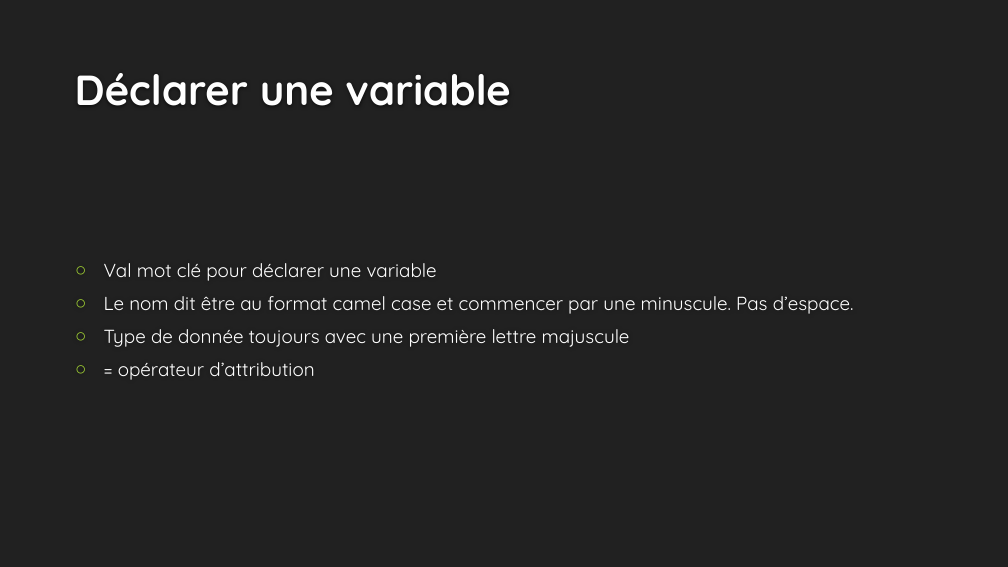
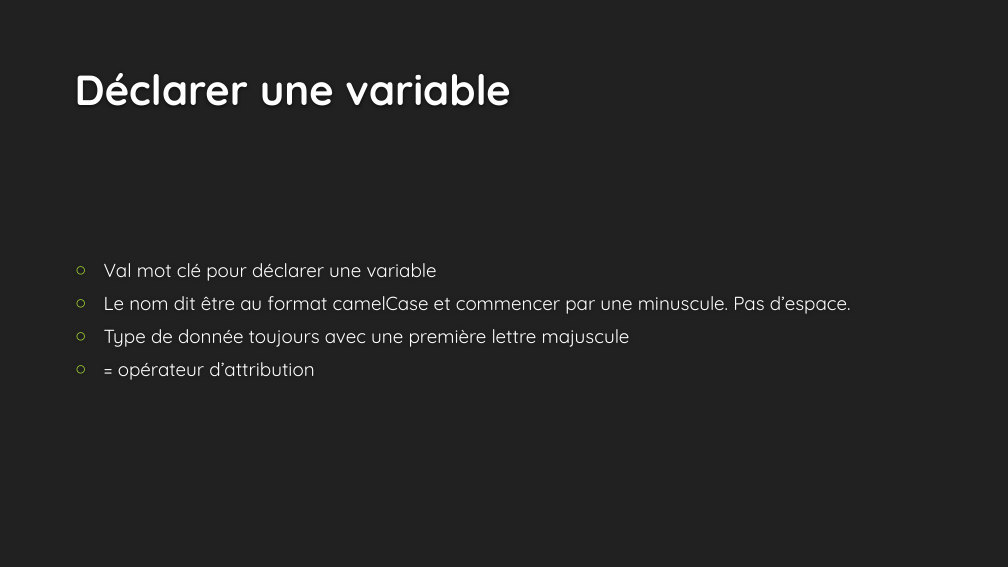
Before and after one commit to Josstoh/res508-qualite-dev-android, a slide deck: slide 19 of cours/Qualité dev Android - 1 - Bases de Kotlin.pptx. Drawn at 1008x567 pixels with LibreOffice and Linux fonts; fonts in the diff are those of the drawing; background and template pictures are left out. Boxes give left, top, right and bottom in pixels: in the first picture for what was removed or moved away, otherwise in the second. Text is boxed around its words. In the diff, an @@ line names an element or a change of style, - is before the commit and + after.

```diff
--- a/cours/Qualité dev Android - 1 - Bases de Kotlin.pptx
+++ b/cours/Qualité dev Android - 1 - Bases de Kotlin.pptx
@@ text at box(104, 296, 851, 314): text changed @@
-○ Le nom dit être au format camel case et commencer par une minuscule. Pas d’espace.
+○ Le nom dit être au format camelCase et commencer par une minuscule. Pas d’espace.
```
Also in this commit, not shown: 1 other slide changed, 2 other files.
